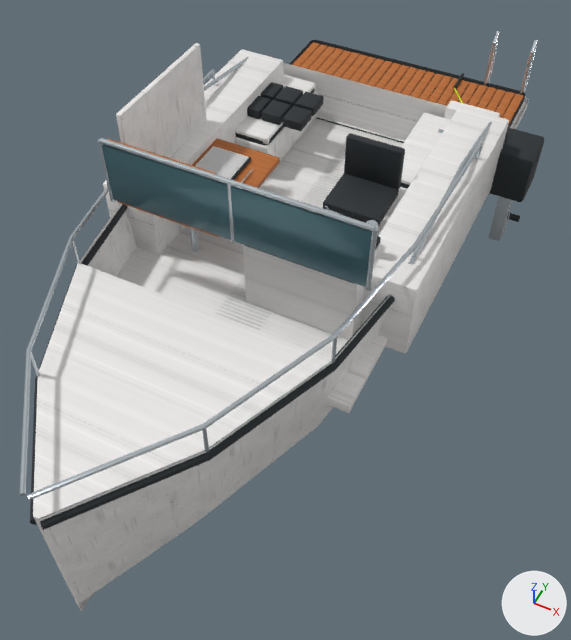
A saved change to the glTF model simulator/viewer/models/small_boat.glb.
One viewpoint serves both versions: a 50 mm lens placed at (2.98, -7.33, 6.42), pointed at (0.35, -2.09, -0.14). Every picture has the same lights, and +X, +Y and +Z are marked at lower right. The older version comes first. Where no turn or scale is listed for an object, it has been applied to the vertices. Vertices at exactly the same position are counted once.

The older version as bpy lines, for what is in view:
```python
ob_fibreglass = bpy.data.objects.new('Fibreglass', me_fibreglass)
ob_fibreglass.location = (0.0, -1.35, 0.6)
ob_nonslip = bpy.data.objects.new('NonSlip', me_nonslip)
ob_nonslip.parent = ob_smallboat
ob_nonslip.location = (0.1, -0.939, 0.306)
ob_nonslip.scale = (1.74, 1.74, 1.74)
ob_stainless = bpy.data.objects.new('Stainless', me_stainless)
ob_stainless.location = (0.17, -1.25, 0.6)
ob_teakplanks = bpy.data.objects.new('TeakPlanks', me_teakplanks)
ob_teakplanks.location = (0.0, 0.16, 1.1)
# also in view: 'SeamsAndRubber' at (0.24, -1.27, 0.44); 'Windshield' at (0.0, -2.5, 1.58); 'screen_log' at (-0.85, -1.35, 1.06)
```
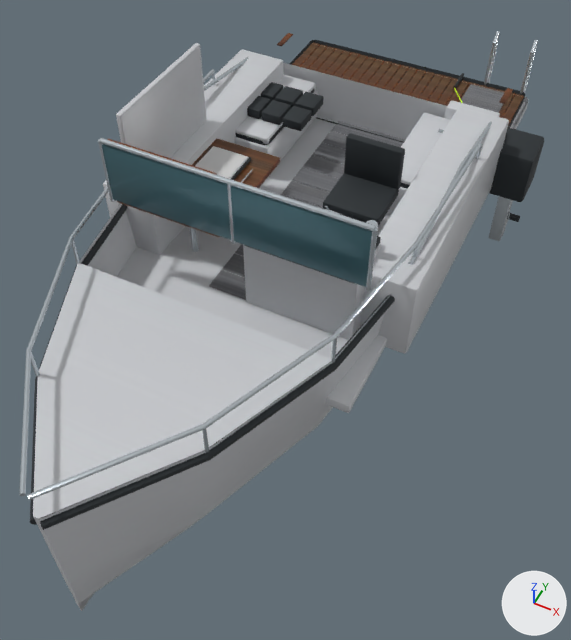
Changed parts and their boxes [x1, y1, x2, y2] in the pictures (571 x 640 px):
'Fibreglass', surface changed: [33, 43, 528, 611] in both
'TeakPlanks', surface changed: [107, 42, 524, 237] in both
'NonSlip', reshaped, moved, rescaled, recoloured: before [216, 142, 346, 330]; after [209, 84, 504, 300]
'RustAccents', added: after [277, 33, 513, 104]
part 1 of me_nonslip, added: after [331, 121, 405, 147]
part 2 of me_nonslip, added: after [322, 131, 347, 149]
part 3 of me_nonslip, added: after [312, 143, 345, 164]
part 4 of me_nonslip, added: after [303, 155, 345, 178]
part 5 of me_nonslip, added: after [292, 167, 339, 192]
part 6 of me_nonslip, added: after [282, 181, 330, 207]
part 7 of me_nonslip, added (mostly hidden): after [281, 194, 323, 209]
part 8 of me_nonslip, added (mostly hidden): after [235, 244, 244, 256]
part 9 of me_nonslip, added: after [222, 253, 245, 277]
part 10 of me_nonslip, added: after [209, 270, 246, 300]
part 11 of me_nonslip, deleted: before [216, 142, 346, 330]
part 12 of me_nonslip, added: after [460, 84, 504, 113]

What changed in the scene script:
```text
Change mat_gelcoat:
    where n2 = _N.new('ShaderNodeTexImage'); n2.name = 'Image Texture'
    n2.image: img_boat_gelcoat_base -> img_paint_c
    where n4 = _N.new('ShaderNodeTexImage'); n4.name = 'Image Texture.001'
    n4.image: img_boat_gelcoat_orm -> img_paint_orm
    where n6 = _N.new('ShaderNodeTexImage'); n6.name = 'Image Texture.002'
    n6.image: img_boat_gelcoat_normal -> img_paint_n
Change mat_teak:
    remove # nodes: BsdfPrincipled, OutputMaterial, TexImage
    remove # uses the picture img_small_boat_teak
    nodes: BsdfPrincipled, NormalMap, OutputMaterial, SeparateColor, TexImage x3
    uses the picture img_teak_c
    uses the picture img_teak_n
    uses the picture img_teak_orm
Add mat_nonslipplate:
    mat_nonslipplate = bpy.data.materials.new('NonSlipPlate')
    # uses the picture img_plate_c
    # uses the picture img_plate_n
    # uses the picture img_plate_orm
Add mat_rust:
    mat_rust = bpy.data.materials.new('Rust')
    # uses the picture img_rust_c
    # uses the picture img_rust_n
    # uses the picture img_rust_orm
Change me_nonslip:
    used by ob_nonslip; parent = ob_smallboat; location = (0.1, -0.939, 0.306); scale = (1.74, 1.74, 1.74)
    remove me_nonslip.from_pydata(...)  # 600 vertices, 900 faces; spans x -0.15..0.15, y -1.0..1.0, z 0.0
    remove me_nonslip.materials.append(mat_nonslip)  # light grey #c7cac8
    add me_nonslip.from_pydata(...)  # 104 vertices, 156 faces; spans x -0.36..0.36, y -1.0..1.0, z 0.0
    me_nonslip part 1: a new loose piece, a box spanning x -0.3642..0.0099, y 0.2559..0.3661, z -0.0007..0.0007, in mat_nonslipplate
    me_nonslip part 2: a new loose piece, a box spanning x -0.3642..0.0099, y 0.1417..0.252, z -0.0007..0.0007, in mat_nonslipplate
    me_nonslip part 3: a new loose piece, a box spanning x -0.3642..0.0099, y 0.0276..0.1378, z -0.0007..0.0007, in mat_nonslipplate
    me_nonslip part 4: a new loose piece, a box spanning x -0.3642..0.0099, y -0.0866..0.0236, z -0.0007..0.0007, in mat_nonslipplate
    me_nonslip part 5: a new loose piece, a box spanning x -0.3642..0.0099, y -0.2008..-0.0906, z -0.0007..0.0007, in mat_nonslipplate
    me_nonslip part 6: a new loose piece, a box spanning x -0.3642..0.0099, y -0.315..-0.2047, z -0.0007..0.0007, in mat_nonslipplate
    me_nonslip part 7: a new loose piece, a box spanning x -0.3642..0.0099, y -0.4291..-0.3189, z -0.0007..0.0007, in mat_nonslipplate
    me_nonslip part 8: a new loose piece, a box spanning x -0.3642..0.0099, y -0.7717..-0.6615, z -0.0007..0.0007, in mat_nonslipplate
    me_nonslip part 9: a new loose piece, a box spanning x -0.3642..0.0099, y -0.8859..-0.7756, z -0.0007..0.0007, in mat_nonslipplate
    me_nonslip part 10: a new loose piece, a box spanning x -0.3642..0.0099, y -1.0..-0.8898, z -0.0007..0.0007, in mat_nonslipplate
    me_nonslip part 11: 73 loose pieces with 584 vertices, spanning x -0.15..0.15, y -1.0..0.97, z 0.0, are deleted
    me_nonslip part 12: 4 vertices added at x 0.36, y 0.37..1.0, z 0.0
    other edits to the shape of me_nonslip do not show in these pictures
    add me_nonslip.materials.append(mat_nonslipplate)
Change ob_nonslip:
    ob_nonslip.location: (0.1, -0.939, 0.306) -> (0.5, 0.16, 0.308)
    ob_nonslip.scale: (1.74, 1.74, 1.74) -> (2.54, 2.54, 2.54)
Add ob_rustaccents:
    ob_rustaccents = bpy.data.objects.new('RustAccents', me_rustaccents)  # 88 vertices, 168 faces; spans x -1.59..1.59, y -0.18..0.18, z -0.01..0.01
    ob_rustaccents.location = (0.0, 1.7, 0.88)
```
